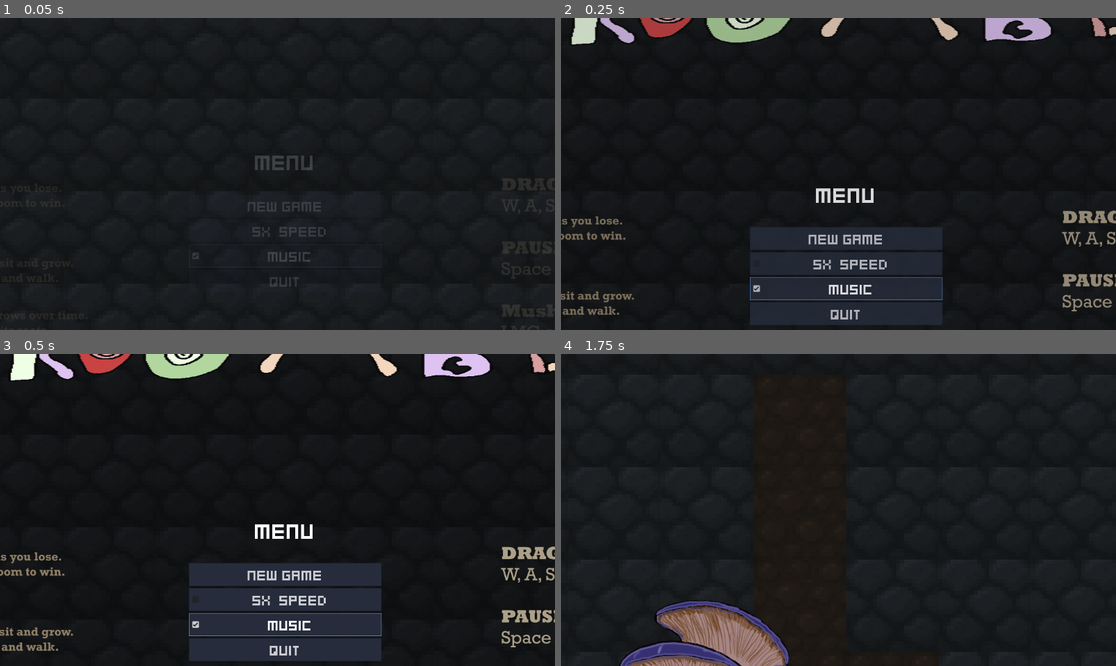
Above: before the commit, frames 1-4 (two rows, left to right).
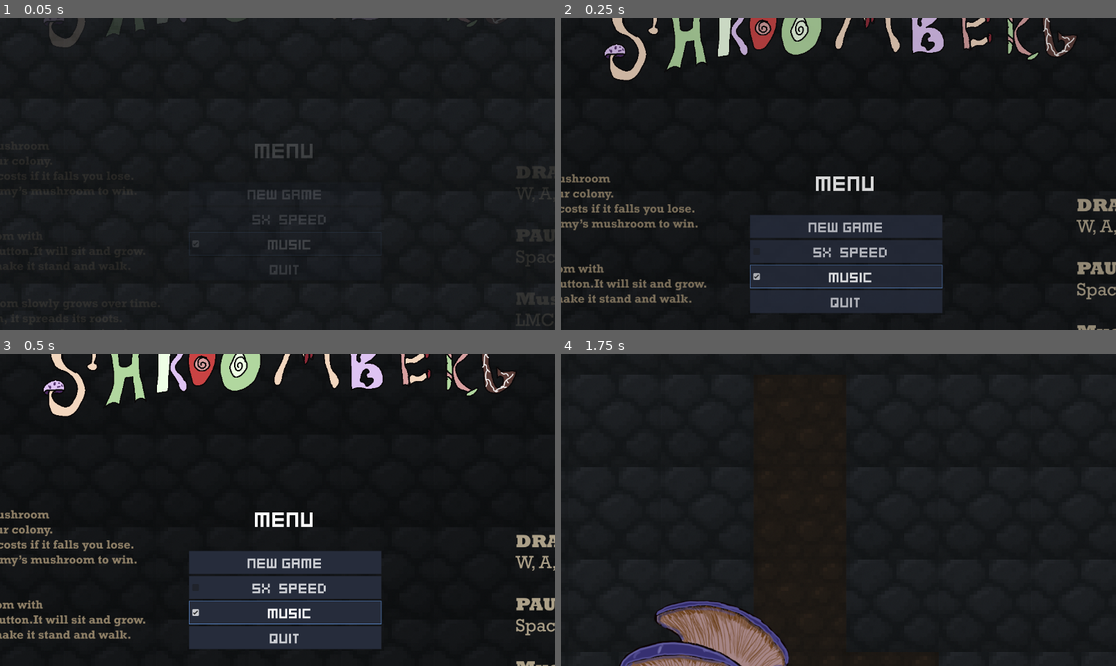
Above: after the commit, the same moments.

Repository: Shroomberg/shroomberg-game
Game: Godot game, scene res://assets/game_root/gameRoot.tscn
The game is run twice, just before and just after one commit, with the same random seed, the same clock (stepped at 60 frames per second) and the same inputs.
Inputs (mouse positions are in pixels of both pictures, inside the frame that each line leads up to):
- Up to frame 1 (0.05 s): no input
- Up to frame 2 (0.25 s): no input
- Up to frame 3 (0.5 s): no input
- Up to frame 4 (1.75 s): click "New game" at 0.5 s; move the mouse to (960, 494) at 1.27 s; hold D (move_right) from 1.28 s (still down); click (960, 494) at 1.42 s

The runs differ from the first frame. In frame 1, 2.9% of the frame differs, in the area x 7-100%, y 0-100%; in frame 2, 15%; in frame 3, 15%, in the area x 0-100%, y 0-100%; in frame 4, nothing differs.

Commit message:
menu adjustments

Diff:
--- a/assets/main_menu/mainMenu.tscn
+++ b/assets/main_menu/mainMenu.tscn
@@ -39,12 +39,17 @@
 [node name="VBoxContainer" type="VBoxContainer" parent="ColorRect/CenterContainer"]
 layout_mode = 2
 
-[node name="TextureRect" type="TextureRect" parent="ColorRect/CenterContainer/VBoxContainer"]
+[node name="HBoxContainer2" type="HBoxContainer" parent="ColorRect/CenterContainer/VBoxContainer"]
 layout_mode = 2
+
+[node name="TextureRect" type="TextureRect" parent="ColorRect/CenterContainer/VBoxContainer/HBoxContainer2"]
+layout_mode = 2
+size_flags_horizontal = 6
 texture = ExtResource("3_ohfln")
+stretch_mode = 3
 
 [node name="MarginContainer" type="MarginContainer" parent="ColorRect/CenterContainer/VBoxContainer"]
-custom_minimum_size = Vector2(0, 200)
+custom_minimum_size = Vector2(0, 150)
 layout_mode = 2
 
 [node name="HBoxContainer" type="HBoxContainer" parent="ColorRect/CenterContainer/VBoxContainer"]
@@ -55,7 +60,7 @@
 texture = ExtResource("5_7tyfk")
 
 [node name="MarginContainer2" type="MarginContainer" parent="ColorRect/CenterContainer/VBoxContainer/HBoxContainer"]
-custom_minimum_size = Vector2(200, 0)
+custom_minimum_size = Vector2(50, 0)
 layout_mode = 2
 
 [node name="VBoxContainer" type="VBoxContainer" parent="ColorRect/CenterContainer/VBoxContainer/HBoxContainer"]
@@ -81,7 +86,6 @@
 [node name="ResumeButton" type="Button" parent="ColorRect/CenterContainer/VBoxContainer/HBoxContainer/VBoxContainer"]
 visible = false
 layout_mode = 2
-size_flags_horizontal = 4
 focus_mode = 0
 theme_override_font_sizes/font_size = 32
 text = "Resume"
@@ -105,7 +109,6 @@
 [node name="RestartButton" type="Button" parent="ColorRect/CenterContainer/VBoxContainer/HBoxContainer/VBoxContainer"]
 visible = false
 layout_mode = 2
-size_flags_horizontal = 4
 focus_mode = 0
 theme_override_font_sizes/font_size = 32
 text = "Restart"
@@ -117,7 +120,7 @@
 text = "Quit"
 
 [node name="MarginContainer" type="MarginContainer" parent="ColorRect/CenterContainer/VBoxContainer/HBoxContainer"]
-custom_minimum_size = Vector2(200, 0)
+custom_minimum_size = Vector2(230, 0)
 layout_mode = 2
 
 [node name="TextureRectRight" type="TextureRect" parent="ColorRect/CenterContainer/VBoxContainer/HBoxContainer"]
@@ -125,7 +128,7 @@
 texture = ExtResource("4_3u8il")
 
 [node name="MarginContainer3" type="MarginContainer" parent="ColorRect/CenterContainer/VBoxContainer/HBoxContainer"]
-custom_minimum_size = Vector2(200, 0)
+custom_minimum_size = Vector2(20, 0)
 layout_mode = 2
 
 [connection signal="pressed" from="ColorRect/CenterContainer/VBoxContainer/HBoxContainer/VBoxContainer/NewGameButton" to="." method="_on_new_game_button_pressed"]
